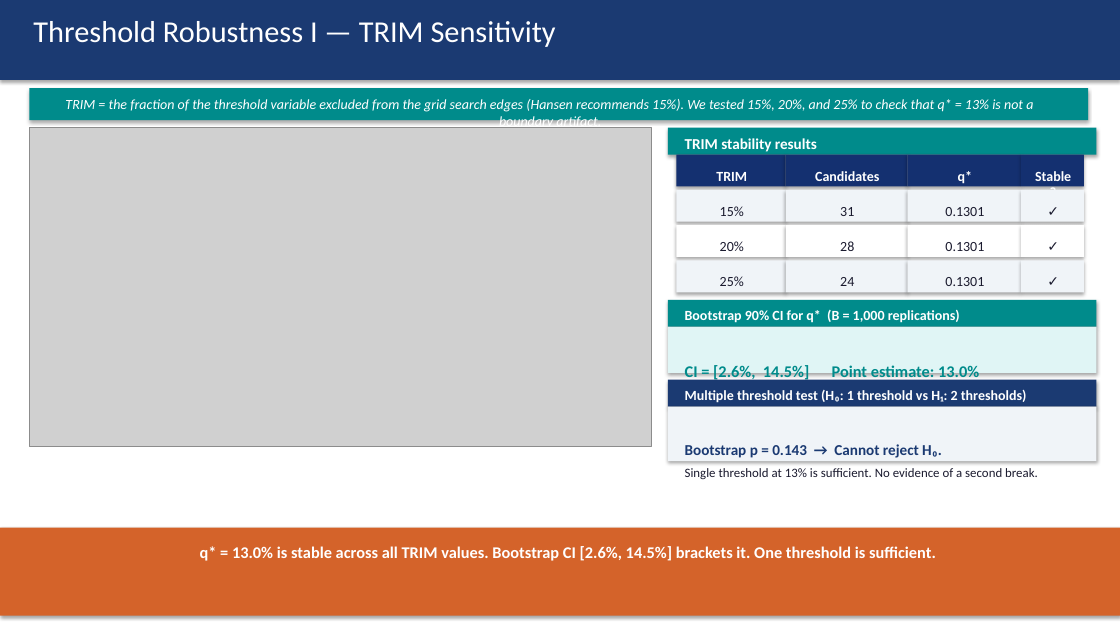
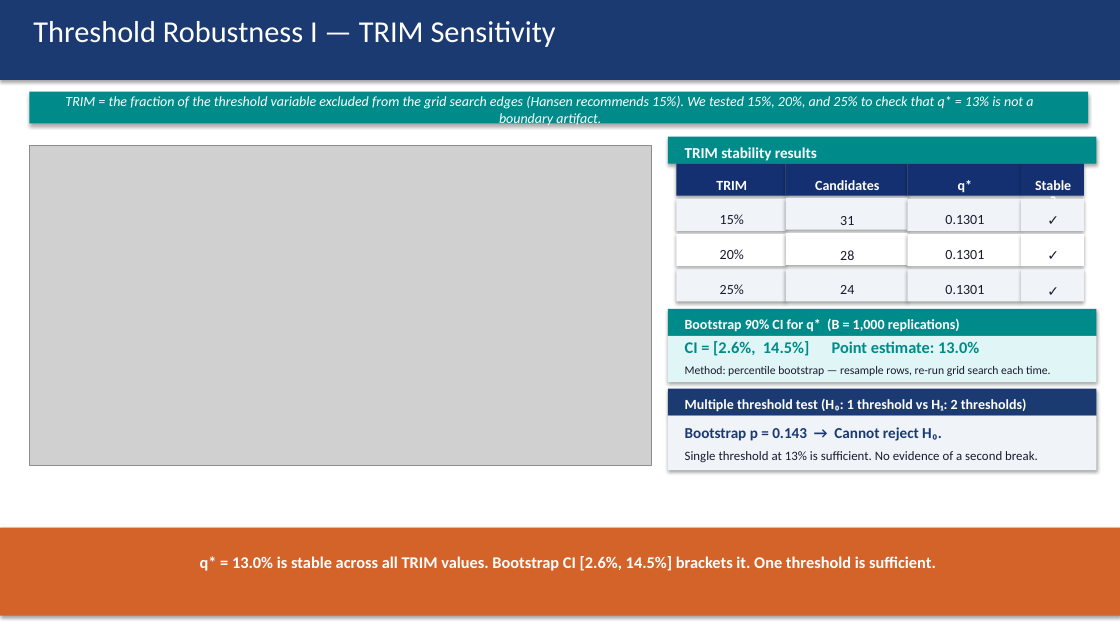
Before and after one commit to kimmireu0921/Stablecoins-and-the-Exorbitant-Privilege, a slide deck: slide 4 of presentations/0602_Stablecoin_Exorbitant_Privilege.pptx. Drawn at 1120x630 pixels with LibreOffice and Linux fonts; fonts in the diff are those of the drawing; grey boxes stand for pictures. Boxes give left, top, right and bottom in pixels: in the first picture for what was removed or moved away, otherwise in the second. Text is boxed around its words. In the diff, an @@ line names an element or a change of style, - is before the commit and + after.

```diff
--- a/presentations/0602_Stablecoin_Exorbitant_Privilege.pptx
+++ b/presentations/0602_Stablecoin_Exorbitant_Privilege.pptx
@@ picture: place and size @@
-picture at bbox=[29, 128, 651, 447]
+picture at bbox=[29, 146, 651, 465]
@@ 5 texts, 2 rectangles: place and size @@
-5 texts, 2 rectangles at bbox=[29, 88, 1088, 286]
+5 texts, 2 rectangles at bbox=[29, 92, 1088, 294]
@@ text "CI = [2.6%, 14.5%] Point ..." rewrapped from bbox=[685, 364, 1023, 401] to bbox=[685, 341, 1050, 376] @@
@@ 20 rectangles, 15 texts: place and size @@
-20 rectangles, 15 texts at bbox=[200, 128, 1096, 561]
+20 rectangles, 15 texts at bbox=[200, 137, 1096, 571]
@@ text "Bootstrap p = 0.143 → ...": place and size @@
-text "Bootstrap p = 0.143 → ..." at bbox=[685, 444, 1038, 479]
+text "Bootstrap p = 0.143 → ..." at bbox=[685, 427, 1038, 462]
```
Also in this commit, not shown: 1 other slide changed.
